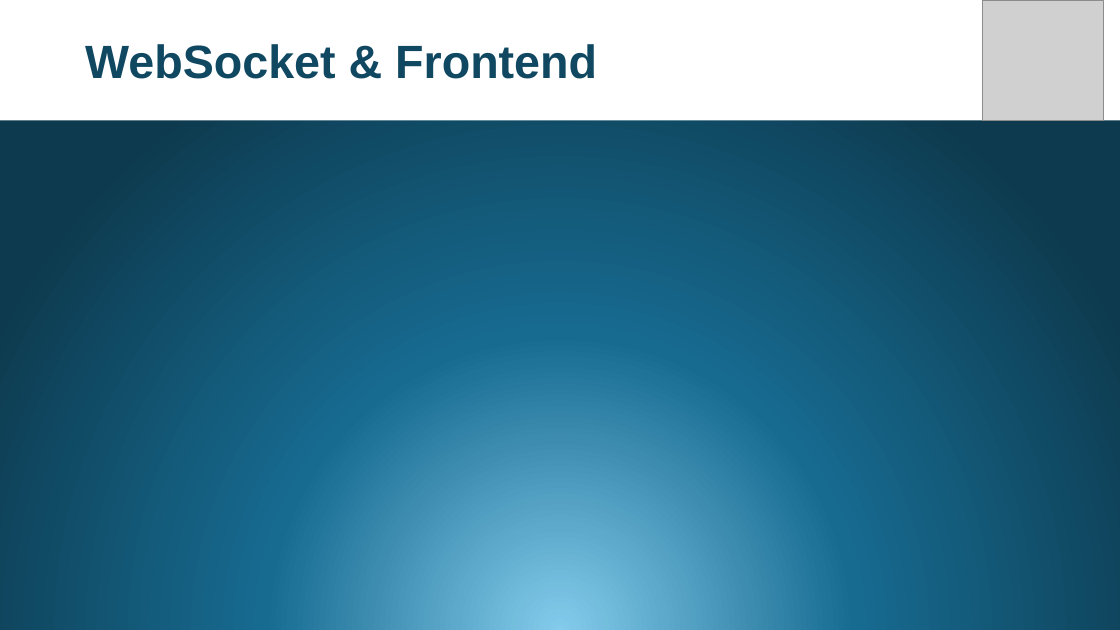
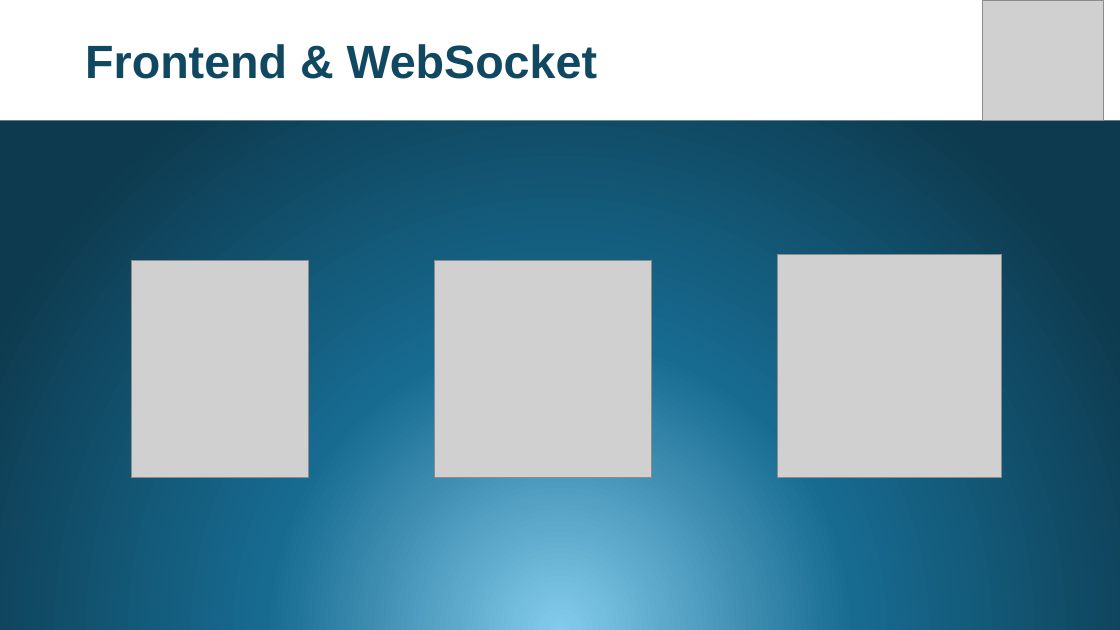
Before and after one commit to JannisMeyer/Hackaburg2025_Security_Info_Chatbot, a slide deck: slide 6 of Presentation/Presentation_SecPrompt.pptx. Drawn at 1120x630 pixels with LibreOffice and Linux fonts; fonts in the diff are those of the drawing; grey boxes stand for pictures. Boxes give left, top, right and bottom in pixels: in the first picture for what was removed or moved away, otherwise in the second. Text is boxed around its words. In the diff, an @@ line names an element or a change of style, - is before the commit and + after.

```diff
--- a/Presentation/Presentation_SecPrompt.pptx
+++ b/Presentation/Presentation_SecPrompt.pptx
@@ text at box(85, 44, 597, 79): text changed @@
-WebSocket & Frontend
+Frontend & WebSocket
@@ picture added at box(131, 260, 308, 477) @@
@@ picture added at box(434, 260, 651, 477) @@
@@ picture added at box(778, 254, 1002, 477) @@
```
Also in this commit, not shown: 4 other slides changed, 5 other files.
